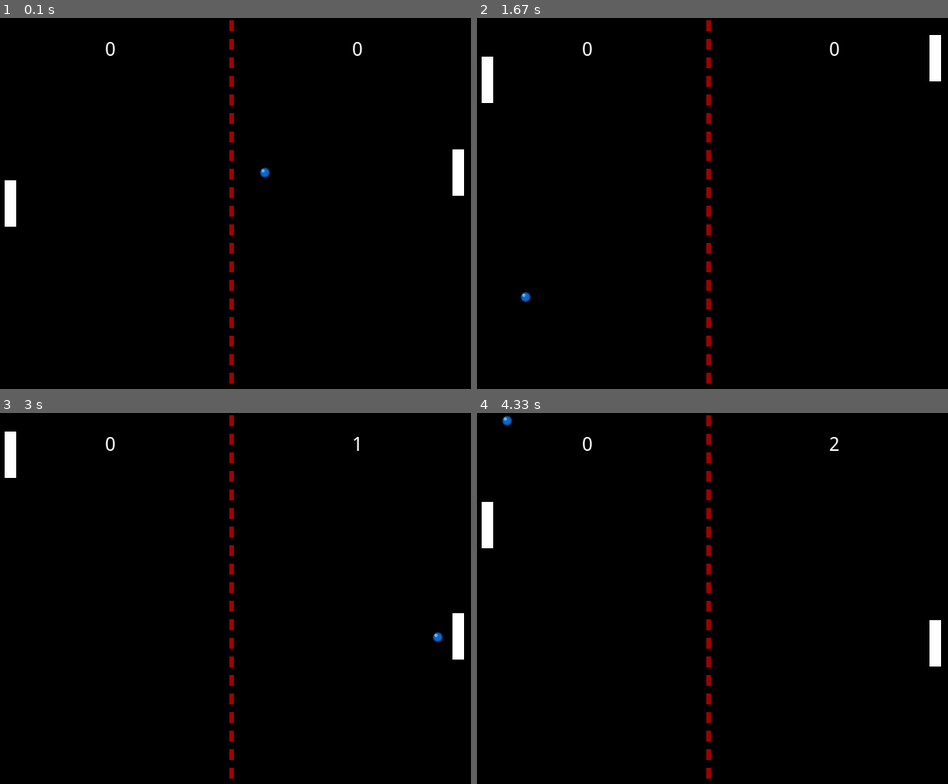
Above: before the commit, frames 1-4 (two rows, left to right).
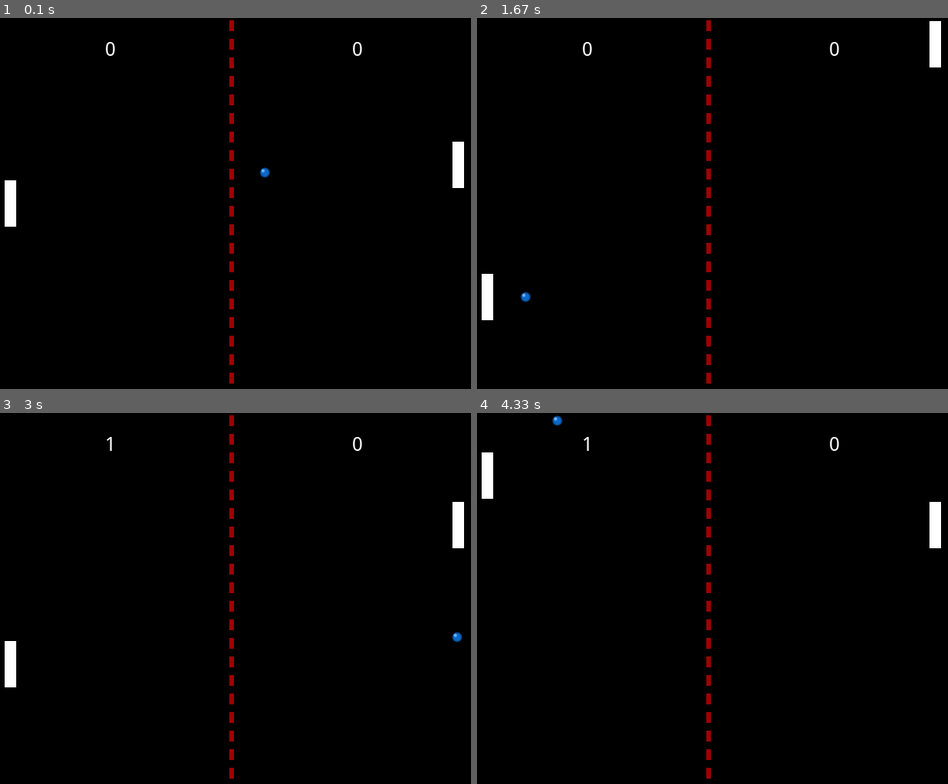
Above: after the commit, the same moments.

Repository: tulkas72/pygameProjs
Game: pygame game, started from gameObject.py
Two runs of this game, one before a commit and one after it. Both use one fixed random seed, a clock stepped at 60 frames per second and the inputs below.
Inputs:
- Up to frame 1 (0.1 s): no input
- Up to frame 2 (1.67 s): hold Up 0.33-0.8 s; hold Down 0.83-1.13 s; hold Up 1.17-1.53 s; hold Down from 1.57 s (still down)
- Up to frame 3 (3 s): release Down at 1.93 s; hold Up 1.97-2.27 s; hold Down 2.3-2.6 s; hold Up from 2.63 s (still down)
- Up to frame 4 (4.33 s): release Up at 3 s; hold Down 3.03-3.4 s; hold Up 3.43-3.73 s; hold Down 3.77-4.07 s; hold Up from 4.1 s (still down)

The runs differ from the first frame. In frame 1, 0.1% of the frame differs, in the area x 96-99%, y 33-48%; in frame 2, 0.8%; in frame 3, 1.4%; in frame 4, 1.4%, in the area x 0-99%, y 0-69%.

Commit message:
IA contra IA. Chequeo de colisiones con todas las palas que haya en un bucle. Atontamiento de la IA: tendencia a fallar en las bolas que van hacia abajo.

Diff:
--- a/gameObject.py
+++ b/gameObject.py
@@ -61,7 +61,7 @@
         self.rect.centery = HEIGHT // 2
         self.speed = [0.5, -0.5]
 
-    def actualizar(self, time, pala_jug, pala_cpu, puntos):
+    def actualizar(self, time, palas, puntos):
         """[summary] La linea 1 define el método, recibe el parámetro self (como siempre) y el parámetro time que es
         el tiempo transcurrido, más adelante lo explicamos.
 
@@ -99,7 +99,7 @@
 
         Args:
             time ([type]): [description]
-            pala_jug([type]): [description]
+            palas([type]): [description]
         """
 
         self.rect.centerx += int(self.speed[0] * time)
@@ -118,14 +118,16 @@
             self.rect.centery += self.speed[1] * time
 
         # Saber si un Sprite colisiona con otro es muy fácil en Python, basta con ejecutar el siguiente método:
-        if pygame.sprite.collide_rect(self, pala_jug):
-            self.speed[0] = -self.speed[0]
-            self.rect.centerx += self.speed[0] * time
-
-        #añadida colisión con pala de CPU
-        if pygame.sprite.collide_rect(self, pala_cpu):
-            self.speed[0] = -self.speed[0]
-            self.rect.centerx += self.speed[0] * time
+        # Comprueba si choca con cualquier pala que haya en el juego; se pasan como una lista de palas
+        for pala in palas:
+            if pygame.sprite.collide_rect(self, pala):
+                self.speed[0] = -self.speed[0]
+                self.rect.centerx += self.speed[0] * time
+
+        # #añadida colisión con pala de CPU
+        # if pygame.sprite.collide_rect(self, pala_cpu):
+        #     self.speed[0] = -self.speed[0]
+        #     self.rect.centerx += self.speed[0] * time
 
         return puntos
 
@@ -189,23 +191,31 @@
         todas las pelotas.
 
         La línea 3 comprueba si el centery de la pelota es menor que el centery de la bola, es decir si la pala está
-        más arriba que que la pelota en cullo caso, ejecuta la línea 4 que mueve la pala de la cpu hacia abajo.
+        más arriba que que la pelota en cuyo caso, ejecuta la línea 4 que mueve la pala de la cpu hacia abajo.
 
         Las líneas 5 y 6 hacen lo mismo, pero a la inversa como se ve a simple vista.
         :param time:
         :param ball:
         :return:
         """
-        if ball.speed[0] >= 0 and ball.rect.centerx >= WIDTH / 2:
+        import random
+        from operator import ge, le
+        op = None
+        if self.rect.centerx > WIDTH/2:
+            op = ge
+        else:
+            op = le
+
+        #  if ball.speed[0] >= 0 and ball.rect.centerx >= WIDTH / 2:
+        if op(ball.speed[0], 0) and op(ball.rect.centerx, WIDTH/2):
             if self.rect.centery < ball.rect.centery:
-                self.rect.centery += self.speed * time
+                self.rect.centery += self.speed * time - random.randint(0,7) #atontar un poco a la "IA"
             if self.rect.centery > ball.rect.centery:
-                self.rect.centery -= self.speed * time
+                self.rect.centery -= self.speed * time + random.randint(0,7) #atontar un poco a la "IA"
 # ---------------------------------------------------------------------
 
 # Funciones
 # ---------------------------------------------------------------------
-
 
 def load_image(filename, transparent=False):
     try:
@@ -263,7 +273,7 @@
     bola = Bola()
     pala_jug = Pala(30)
     pala_cpu = Pala(WIDTH - 30) #pala del ordenador a 30 píxeles del borde
-
+    # pala_cpu2 = Pala(WIDTH / 2)
     # Ahora vamos a crear un reloj que controle el tiempo del juego, esto es
     # importante para el movimiento, pues sabemos cuanto tiempo a pasado desde
     # la ultima actualización de la pelota y con ello poder situarla en el espacio.
@@ -272,9 +282,9 @@
     puntos = [0, 0]
 
     while True:  # bucle de juego Game Loop
-        # Ahora necesitamos saber cuanto tiempo pasa cada vez que se ejecuta
-        # una interección del bucle, para ello dentro del bucle ponemos como primera línea:
-        # 60 nos da el "framerate"
+        # Ahora necesitamos saber cuánto tiempo pasa cada vez que se ejecuta
+        # una interacción del bucle, para ello dentro del bucle ponemos como primera línea:
+        # (60 nos da el "framerate")
         time = clock.tick(60)
         keys = pygame.key.get_pressed()  # controlar pulsación de teclas
         for eventos in pygame.event.get():  # manejo de eventos
@@ -283,10 +293,16 @@
                 sys.exit(0)
 
         # actualizar la posición de la bola, pala del jugador y de la cpu antes de repintar
-        #actualizar también los puntos
-        puntos=bola.actualizar(time, pala_jug, pala_cpu, puntos)
-        pala_jug.mover(time, keys)
+        # actualizar también los puntos
+
+        palas = [pala_jug, pala_cpu] #, pala_cpu2
+        puntos = bola.actualizar(time, palas, puntos)
+        #pala_jug.mover(time, keys)
+        pala_jug.ia(time, bola)
         pala_cpu.ia(time, bola)
+        # pala_cpu2.ia(time,bola)
+
+        #pala_cpu2.ia(time, bola)
 
         # Con la función texto() poner texto es muy fácil, vamos a utilizarla para mostrar nuestras puntuaciones,
         # añadimos las siguientes líneas en el bucle del juego:
@@ -301,13 +317,11 @@
         #El otro Sprite exactamente lo mismo, pero para los puntos de la CPU y centrado en el campo de la CPU el posx
         #(WIDTH-WIDTH/4).
 
-
-        screen.blit(background_image, (0, 0))# ponerla en la ventana, en la posición x=0,y=0
-
-
+        screen.blit(background_image, (0, 0))  # ponerla en la ventana, en la posición x=0,y=0
         screen.blit(bola.image, bola.rect)  # dibujar la bola
         screen.blit(pala_jug.image, pala_jug.rect)  # dibujar pala del jugador
         screen.blit(pala_cpu.image, pala_cpu.rect)  # dibujar pala de la cpu
+        # screen.blit(pala_cpu2.image, pala_cpu2.rect)
 
         # Ponemos los sprites del marcador ¿por qué la pelota pasa por debajo?
         screen.blit(p_jug, p_jug_rect)
Not shown, changed: Pasos.md
